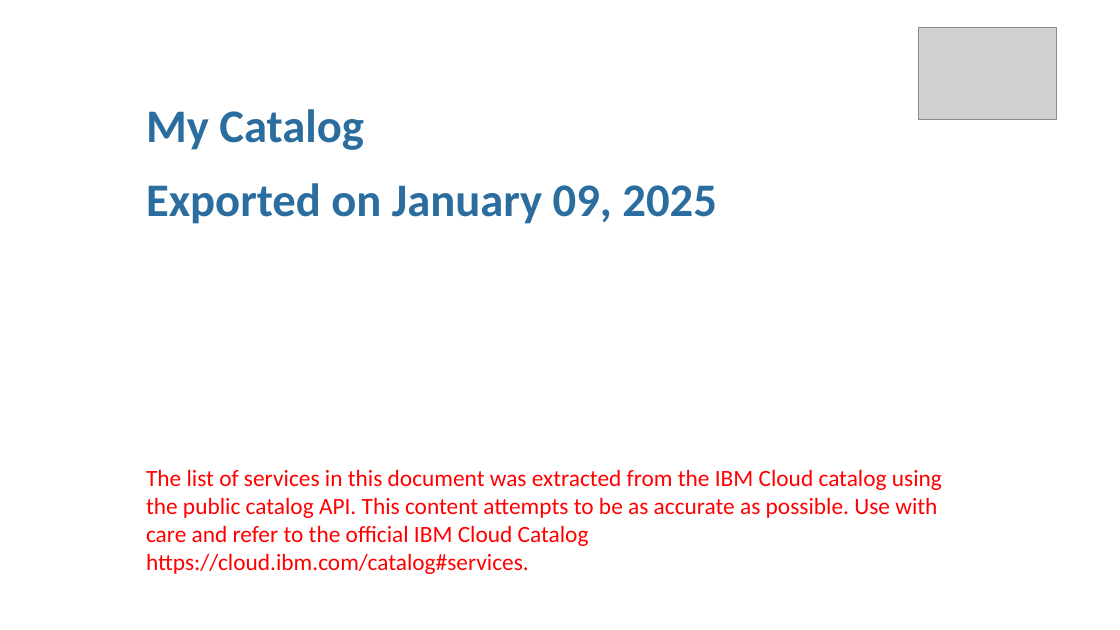
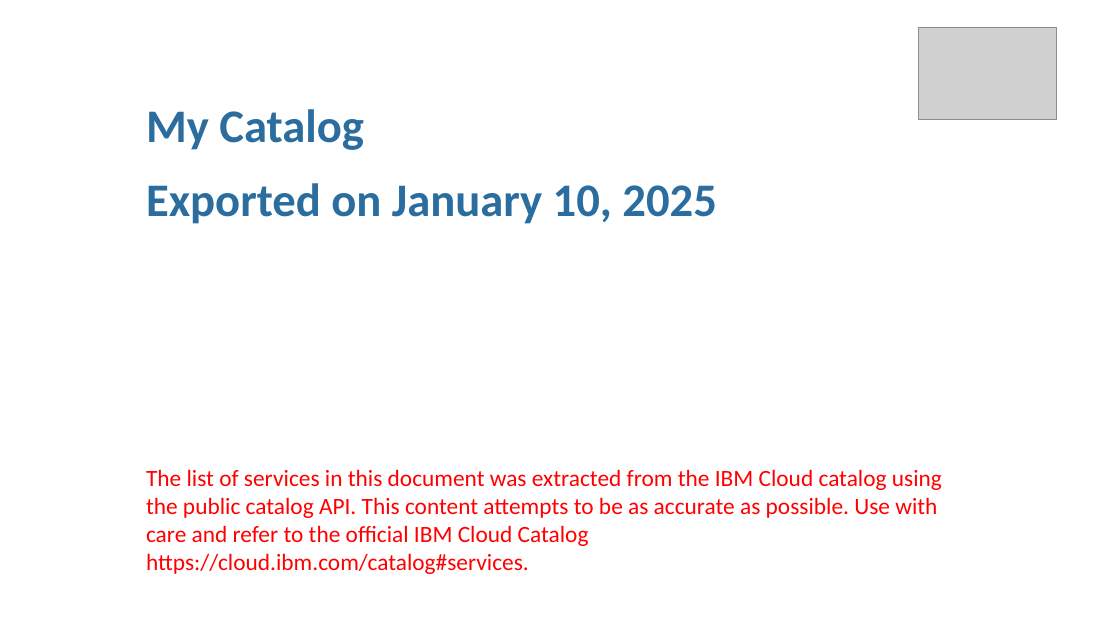
Before and after one commit to l2fprod/mycatalog, a slide deck: slide 1 of docs/generated/mycatalog.pptx. Drawn at 1120x630 pixels with LibreOffice and Linux fonts; fonts in the diff are those of the drawing; grey boxes stand for pictures. Boxes give left, top, right and bottom in pixels: in the first picture for what was removed or moved away, otherwise in the second. Text is boxed around its words. In the diff, an @@ line names an element or a change of style, - is before the commit and + after.

```diff
--- a/docs/generated/mycatalog.pptx
+++ b/docs/generated/mycatalog.pptx
@@ text at <box>146,183,716,224</box>: text changed @@
-Exported on January 09, 2025
+Exported on January 10, 2025
```
Also in this commit, not shown: 7 other files.
